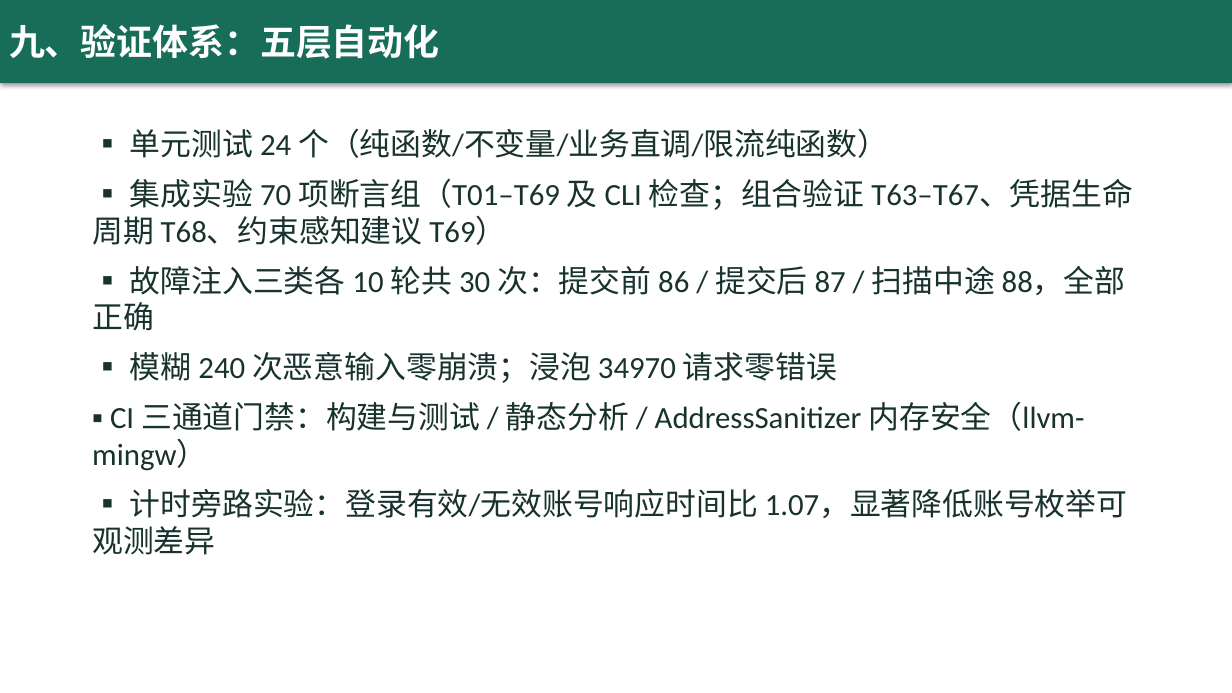
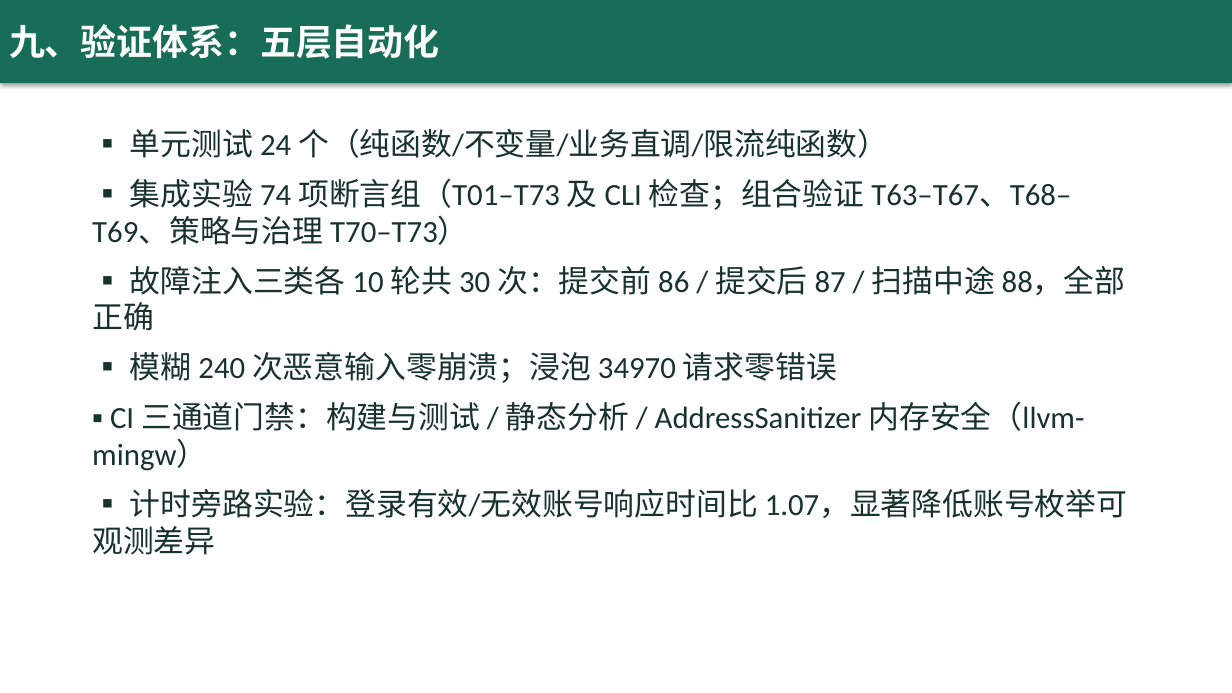
Before and after one commit to yq6666-66/lab-booking-system, a slide deck: slide 10 of docs/thesis/答辩演示.pptx. Drawn at 1232x693 pixels with LibreOffice and Linux fonts; fonts in the diff are those of the drawing. Boxes give left, top, right and bottom in pixels: in the first picture for what was removed or moved away, otherwise in the second. Text is boxed around its words. In the diff, an @@ line names an element or a change of style, - is before the commit and + after.

```diff
--- a/docs/thesis/答辩演示.pptx
+++ b/docs/thesis/答辩演示.pptx
@@ text at bbox=[92, 179, 1071, 245]: text changed @@
-▪ 集成实验 70 项断言组（T01–T69 及 CLI 检查；组合验证 T63–T67、凭据生命周期 T68、约束感知建议 T69）
+▪ 集成实验 74 项断言组（T01–T73 及 CLI 检查；组合验证 T63–T67、T68–T69、策略与治理 T70–T73）
```
Also in this commit, not shown: 3 other slides changed, 40 other files.
